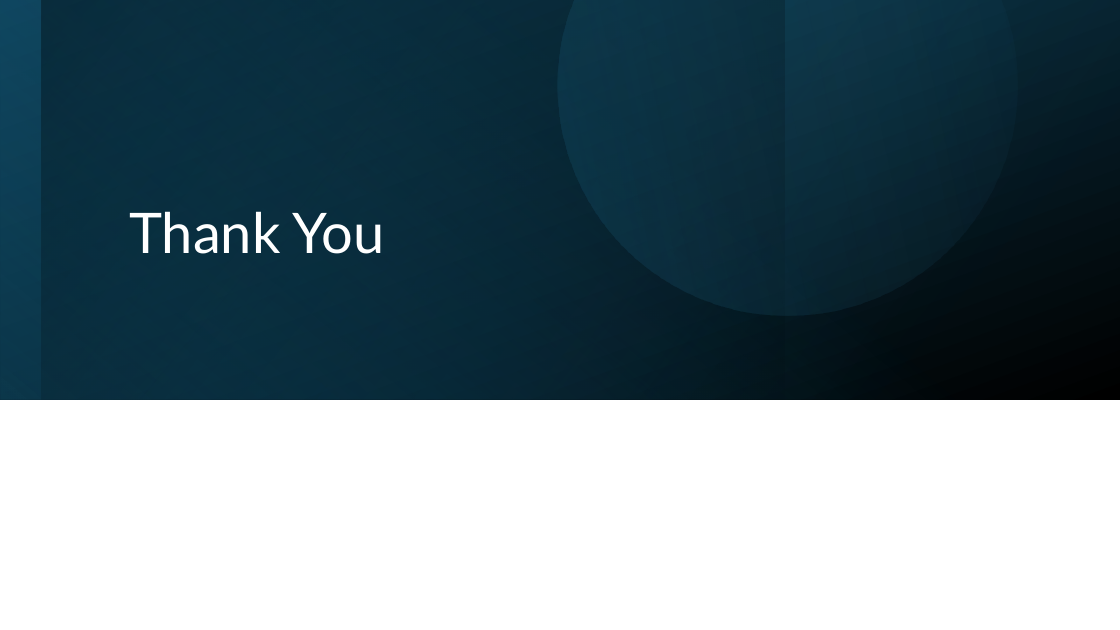
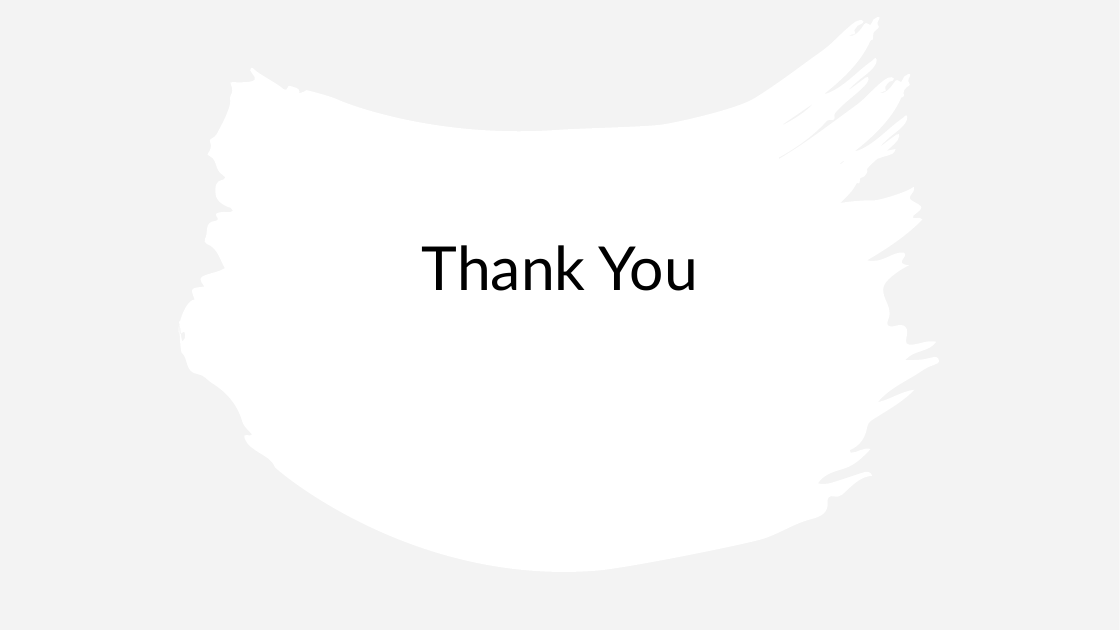
Before and after one commit to DanukaDilshann/Data-Mining, a slide deck: slide 10 of Intelligent Student Performance Analytics.pptx. Drawn at 1120x630 pixels with LibreOffice and Linux fonts; fonts in the diff are those of the drawing. Boxes give left, top, right and bottom in pixels: in the first picture for what was removed or moved away, otherwise in the second. Text is boxed around its words. In the diff, an @@ line names an element or a change of style, - is before the commit and + after.

```diff
--- a/Intelligent Student Performance Analytics.pptx
+++ b/Intelligent Student Performance Analytics.pptx
@@ rectangle at (0,0,1120,630): fill gradient #104862 to #000000 to #E8E8E8 at 50% opacity; rotation 180 to 0 degrees @@
@@ rectangle removed at (0,0,1120,400) @@
@@ rectangle removed at (0,0,785,400) @@
@@ rectangle removed at (41,0,1120,400) @@
@@ freeform shape added at (181,17,939,571), fill #FFFFFF @@
@@ freeform shape removed at (477,0,1074,397) @@
@@ title "Thank You": place and size @@
-title "Thank You" at (129,211,385,254)
+title "Thank You" at (422,245,698,291)
@@ title "Thank You" at (422,245,698,291): size 48 to 52 pt, text colour #FFFFFF to #000000; alignment left to centre @@
```
Also in this commit, not shown: 7 other slides changed.
